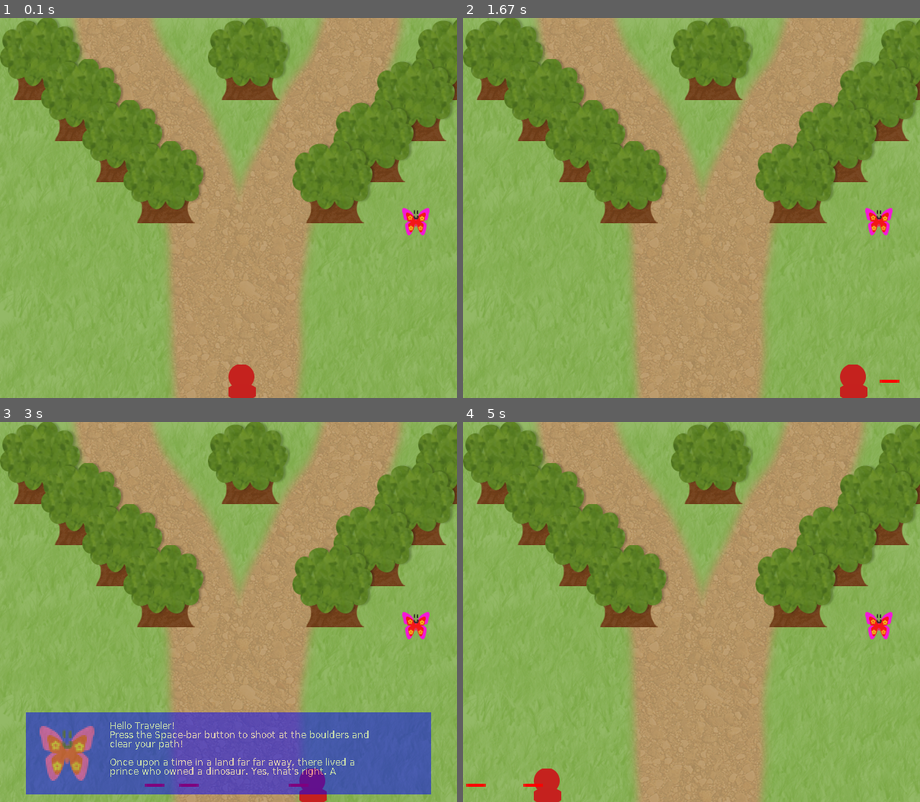
Above: before the commit, frames 1-4 (two rows, left to right).
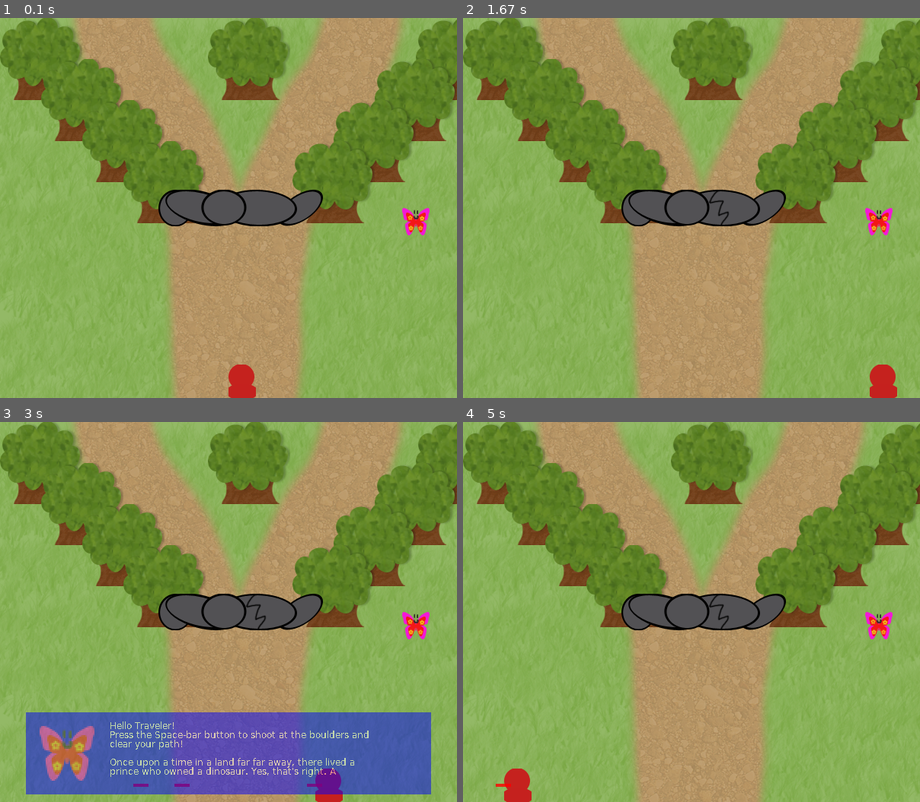
Above: after the commit, the same moments.

Repository: bjamil/ie-rpg
Game: pygame game, started from src/initGameBoard.py
The game is run twice, just before and just after one commit, with the same random seed, the same clock (stepped at 60 frames per second) and the same inputs. The source is Python 2; it was converted automatically to run under Python 3.
Inputs:
- Up to frame 1 (0.1 s): no input
- Up to frame 2 (1.67 s): hold Space 0.33-0.8 s; hold Right 0.33-0.8 s; hold Right 0.83-1.3 s; tap Space at 0.9, 1.2, 1.4 s; tap I at 0.98 s; hold Right from 1.33 s (still down)
- Up to frame 3 (3 s): tap Space at 1.7, 1.9, 2.2, 2.47, 2.8 s; release Right at 1.8 s; hold Left 1.83-2.37 s; hold Down 2.4-2.7 s; tap X at 2.55 s; hold Left from 2.73 s (still down); tap I at 2.88 s
- Up to frame 4 (5 s): tap Space at 3.1, 3.23, 3.53, 3.9, 4.3, 4.6, 4.8 s; release Left at 3.13 s; hold Right 3.17-3.8 s; hold Down 3.83-4.2 s; tap X at 3.98 s; hold Left 4.23-4.7 s; tap I at 4.38 s; hold Right from 4.73 s (still down)

The runs differ from the first frame. In frame 1, 3.0% of the frame differs, in the area x 34-71%, y 45-55%; in frame 2, 4.0%; in frame 3, 3.7%; in frame 4, 4.0%, in the area x 0-71%, y 45-100%.

Commit message:
added a removable class for objects that can be removed from the game if hit enough times. added boulders into the game. incorporated beam-hit-removable-objects sequence into the main game loop. changed it so that a beam is released upon key_up rather than key_down (holding down spacebar will no longer release multiple beams/lasers)

Diff:
--- /dev/null
+++ b/src/boulders.py
@@ -0,0 +1,14 @@
+import pygame, removable
+from constants import *
+
+class Boulders(removable.Removable):
+    """ the boulders """
+
+    def __init__(self, images, width, height, posx = 0, posy = 0):
+
+        # call the parent constructor
+        removable.Removable.__init__(self, images, width, height)
+
+        # set position
+        self.rect.x = posx
+        self.rect.y = posy
--- /dev/null
+++ b/src/constants.py
@@ -0,0 +1,14 @@
+# static constants used throughout the program
+
+BLACK   = (0, 0, 0)
+RED     = (255, 0, 0)
+GREEN   = (0, 255, 0)
+BLUE    = (0, 0, 255)
+WHITE   = (255, 255, 255)
+YELLOW	= (255, 255, 0)
+SILVER  = (192, 192, 192)
+
+UP      = "up"
+DOWN    = "down"
+RIGHT   = "right"
+LEFT    = "left"
--- a/src/initGameBoard.py
+++ b/src/initGameBoard.py
@@ -1,19 +1,10 @@
 # collect the stars
 # get all the red stars
 
-import pygame, sys, random, time, tree, player, infoBox, fairy, laser
+import pygame, sys, random, time, tree, player, infoBox, fairy, laser, boulders
 from pygame.locals import *
-
-
-
-# set up the colors
-BLACK   = (0, 0, 0)
-RED     = (255, 0, 0)
-GREEN   = (0, 255, 0)
-BLUE    = (0, 0, 255)
-WHITE   = (255, 255, 255)
-YELLOW	= (255, 255, 0)
-SILVER  = (192, 192, 192)
+from constants import *
+
 
 # set up movement variables
 moveLeft = False
@@ -32,6 +23,8 @@
 BEAMSPEED = 3
 beams = [] # the active laser beams
 
+breakable = []
+breakableRects = []
 
 def getEvents(events):
     "get all user events"
@@ -75,8 +68,8 @@
                         boxOn = True
                 if event.key == ord('i'):
                     boxOn = True
-                if event.key == K_SPACE:
-                    shootBeam = True
+##                if event.key == K_SPACE:
+##                    shootBeam = True
 
             if event.type == KEYUP:
                 if event.key == K_LEFT:
@@ -88,7 +81,7 @@
                 if event.key == K_DOWN:
                     moveDown = False
                 if event.key == K_SPACE:
-                    shootBeam = False
+                    shootBeam = True
 
         # finish the dialogue box sequence before moving on
         else:
@@ -110,21 +103,23 @@
 
 def addBeam():
     """ adds a laser beam starting from link's current position """
-    global beams
+    global beams, shootBeam
 
     # the beam direction is whatever direction link was facing when this fxn was called
     # if no direction was being faced, then the default direction is top
 
     if moveLeft:
-        direction = "left"
+        direction = LEFT
     elif moveRight:
-        direction = "right"
+        direction = RIGHT
     elif moveDown:
-        direction = "down"
+        direction = DOWN
     else:
-        direction = "up"
+        direction = UP
 
     beams.append(laser.Laser(screen,link.rect.centerx-2 ,link.rect.top+20, direction))
+    shootBeam = False
+    print len(beams) , 'beams'
 
 def moveBeams():
     """ moves all active beams. deletes all inactive ones """
@@ -132,17 +127,38 @@
 
     remove = []
     for i, beam in enumerate(beams):
-        beam.moveBeam( MOVESPEED , collidable )
+        beam.moveBeam( MOVESPEED , collidable, breakable )
         if not beam.active:
             remove.append(i)
+            print i
 
     # remove all inactive beams
     beams = [beam for i, beam in enumerate(beams) if i not in remove]
+
+def updateBreakable():
+    """ removes broken/inactive obects from the breakable list """
+    global breakable, collidable
+
+    remove = []
+    for i, item in enumerate(breakable):
+        if item.removed:
+            collidable.remove(item)
+            remove.append(i)
+    # remove all broken objects
+    breakable = [item for i, item in enumerate(breakable) if i not in remove]
+
 
 def drawBeams():
     """ draw all active beams """
     for beam in beams:
         beam.draw(screen)
+
+
+def drawTrees():
+    """ draw all trees """
+    for tree in alltrees:
+        tree.draw(screen)
+
 
 def movelink():
     """ move the link """
@@ -187,6 +203,17 @@
 bgImage = pygame.image.load('tmp-BG.png')
 bgStretchedImage = pygame.transform.scale(bgImage, (WINDOWWIDTH, WINDOWHEIGHT))
 
+# create boulders
+BOULDERWIDTH = 216
+BOULDERHEIGHT = 40
+BOULDERPOSX = WINDOWWIDTH/2 - BOULDERWIDTH/2 +16 # center it
+BOULDERPOSY = WINDOWHEIGHT/2 - BOULDERHEIGHT +16
+
+boulderImages = [pygame.image.load('tmp-boulders-00.png'), pygame.image.load('tmp-boulders-01.png'), pygame.image.load('tmp-boulders-02.png'), pygame.image.load('tmp-boulders-03.png')]
+boulders = boulders.Boulders(boulderImages, BOULDERWIDTH, BOULDERHEIGHT, BOULDERPOSX, BOULDERPOSY)
+collidable.append(boulders.rect)
+breakable.append(boulders)
+
 # Trees
 TREEWIDTH = 108
 TREEHEIGHT = 108
@@ -223,6 +250,9 @@
 #render.add(t)
 
 #collidable.extend(alltrees)
+
+
+
 
 # create fairy
 FAIRYWIDTH = 36
@@ -273,6 +303,7 @@
 
     # animate all beams
     moveBeams()
+    updateBreakable() # update the collidable list
 
     # animate link
     movelink()
@@ -280,19 +311,24 @@
     # draw the background onto the surface
     screen.blit(bgStretchedImage, bg)
 
+
     # draw  link onto the surface
     screen.blit(linkStretchedImage, link)
 
 
     # draw the trees onto the surface
-    for tree in alltrees:
-        tree.draw(screen)
+    drawTrees()
+
+    # draw the removable objects onto the surface
+    boulders.draw(screen)
+
 
     # draw the fairy
     missy.draw(screen)
 
     # draw the beams
     drawBeams()
+
 
     # draw the info box
     if boxOn:
@@ -311,7 +347,7 @@
 
     # draw the window onto the screen
     pygame.display.update()
-    mainClock.tick(50)
+    mainClock.tick(60)
 
 
 time.sleep(1)
--- a/src/laser.py
+++ b/src/laser.py
@@ -1,4 +1,5 @@
 import pygame
+from constants import *
 
 class Laser:
     """ the laser beam """
@@ -7,7 +8,7 @@
 
         # create a rectangle for it
         # if the direction is up or down, make the beam vertical ; else horizontal
-        if direction == "up" or direction == "down" :
+        if direction == UP or direction == DOWN :
             self.beam = pygame.Surface([width, height])
         else:
             self.beam = pygame.Surface([height, width])
@@ -37,52 +38,67 @@
         screen.blit(self.beam, self.rect)
 
 
-    def moveBeam(self, amount, collidable):
-        if self.direction == "left":
-            self.moveLeft(amount, collidable)
-        elif self.direction == "right":
-            self.moveRight(amount, collidable)
-        elif self.direction == "up":
-            self.moveUp(amount, collidable)
-        elif self.direction == "down":
-            self.moveDown(amount, collidable)
+    def moveBeam(self, amount, collidable, removable):
+        if self.direction == LEFT:
+            self.moveLeft(amount, collidable, removable)
+        elif self.direction == RIGHT:
+            self.moveRight(amount, collidable, removable)
+        elif self.direction == UP:
+            self.moveUp(amount, collidable, removable)
+        elif self.direction == DOWN:
+            self.moveDown(amount, collidable, removable)
 
-    def moveLeft(self, amount, collidable):
+    def moveLeft(self, amount, collidable, removable):
         " move left by the given amount, avoiding collisions with the given rects  "
         if self.rect.left > 0:# and self.rect.collidelist(collidable) == -1:
             self.rect.left -= amount
-            if self.rect.collidelist(collidable) >= 0:
-                self.rect.left += amount
+            collision = self.rect.collidelist(collidable) # each beam can collide with only one object
+            if collision >= 0:
+##                self.rect.left += amount
                 self.active = False
+                if collision < len(removable):
+                    removable[collision].hit()
         else:
             self.active = False
 
-    def moveRight(self, amount, collidable):
+    def moveRight(self, amount, collidable, removable):
         " move right by the given amount, avoiding collisions with the given rects "
         if self.rect.right < self.area.width: #and self.rect.collidelist(collidable) == -1:
             self.rect.left += amount
-            if self.rect.collidelist(collidable) >= 0:
-                self.rect.left -= amount
+            collision = self.rect.collidelist(collidable) # each beam can collide with only one object
+            if collision >= 0:
+##                self.rect.left -= amount
                 self.active = False
+                if collision < len(removable):
+                    removable[collision].hit()
         else:
             self.active = False
 
-    def moveUp(self, amount, collidable):
+    def moveUp(self, amount, collidable, removable):
         " move up by the given amount, avoiding collisions with the given rects "
         if self.rect.top > 0:# and self.rect.collidelist(collidable) == -1:
             self.rect.top -= amount
-            if self.rect.collidelist(collidable) >= 0:
-                self.rect.top += amount
+            collision = self.rect.collidelist(collidable) # each beam can collide with only one object
+            if collision >= 0:
+##                self.rect.top += amount
                 self.active = False
+                print 'collided'
+                if collision < len(removable):
+                    removable[collision].hit()
+                    print 'pew'
+
         else:
             self.active = False
 
-    def moveDown(self, amount, collidable ):
+    def moveDown(self, amount, collidable, removable ):
         " move down by the given amount, avoiding collisions with the given rects "
         if self.rect.bottom < self.area.height:# and self.rect.collidelist(collidable) == -1:
             self.rect.top += amount
-            if self.rect.collidelist(collidable) >= 0:
-                self.rect.top -= amount
+            collision = self.rect.collidelist(collidable) # each beam can collide with only one object
+            if collision >= 0:
+##                self.rect.top -= amount
                 self.active = False
+                if collision < len(removable):
+                    removable[collision].hit()
         else:
             self.active = False
--- a/src/player.py
+++ b/src/player.py
@@ -1,6 +1,6 @@
 import pygame
+from constants import *
 
-RED     = (255, 0, 0)
 
 class Player:
     """ the player """
@@ -22,6 +22,9 @@
         self.beam.fill(RED)
         self.beam.set_alpha(0)
 
+        # define the direction he is facing
+        self.face = UP
+
 
 
     def draw(self, screen):
@@ -42,24 +45,14 @@
 
         return collision
 
-    def shootLaser(self, screen, clock):
-        """ shoots a laser beam until the end of the screen is reached """
-        self.beamRect.x = self.rect.centerx-3
-        self.beamRect.y = self.rect.top - 24
-        self.beam.set_alpha(255*.8)
-        screen.blit(self.beam, self.beamRect)
-        print "pew"
-        print 'y',  self.beamRect.y
-        print 'top ' , self.beamRect.top
-
-        while self.beamRect.top > 0:
-            self.beamRect.y -= 20
-            screen.blit(self.beam, self.beamRect)
-            clock.tick(10)
 
 
     def moveLeft(self, amount, collidable):
         " move left by the given amount, avoiding collisions with the given rects  "
+        # always change the direction he is facing
+        self.face = LEFT
+
+        # move
         if self.rect.left > 0:# and self.rect.collidelist(collidable) == -1:
             self.rect.left -= amount
             if self.rect.collidelist(collidable) >= 0:
@@ -67,6 +60,10 @@
 
     def moveRight(self, amount, collidable):
         " move right by the given amount, avoiding collisions with the given rects "
+        # always change the direction he is facing
+        self.face = RIGHT
+
+        # move
         if self.rect.right < self.area.width: #and self.rect.collidelist(collidable) == -1:
             self.rect.left += amount
             if self.rect.collidelist(collidable) >= 0:
@@ -74,6 +71,10 @@
 
     def moveUp(self, amount, collidable):
         " move up by the given amount, avoiding collisions with the given rects "
+        # always change the direction he is facing
+        self.face = UP
+
+        # move
         if self.rect.top > 0:# and self.rect.collidelist(collidable) == -1:
             self.rect.top -= amount
             if self.rect.collidelist(collidable) >= 0:
@@ -81,6 +82,10 @@
 
     def moveDown(self, amount, collidable ):
         " move down by the given amount, avoiding collisions with the given rects "
+        # always change the direction he is facing
+        self.face = DOWN
+
+        # move
         if self.rect.bottom < self.area.height:# and self.rect.collidelist(collidable) == -1:
             self.rect.top += amount
             if self.rect.collidelist(collidable) >= 0:
--- /dev/null
+++ b/src/removable.py
@@ -0,0 +1,44 @@
+import pygame
+from constants import *
+
+class Removable:
+    """ an object that can be removed from the game if the player hits
+        him enough times """
+
+    def __init__(self, images, width, height):
+        # images = a list of images. The first indicates the base
+        #           image for this object. The system cycles through each
+        #           of the rest every time the player hits this object
+        #           at the final hit, this object disappears
+
+        # create a rectangle for it
+        self.rect = pygame.Rect(0,0, width, height)
+
+        # set its image
+        self.images = images
+        self.image = pygame.transform.scale(images[0], (width, height))
+
+        # set active
+        self.removed = False
+
+        # define how many hits have been made & how many are needed
+        self.hits = 0
+        self.counter = -1
+        self.totalHits = len(images)
+
+    def hit(self):
+        " perform a hit to this object "
+        self.hits += 1
+        if self.hits == self.totalHits:
+            self.removed = True
+        print "bam!"
+
+    def draw(self, screen):
+        " draws the object to the given screen if it is not removed "
+        if not self.removed:
+            screen.blit(self.images[self.hits], self.rect)
+
+    def setPos(self, x, y):
+        " sets the position of the object "
+        self.rect.x = x
+        self.rect.y = y
Binary file added: src/tmp-boulders-00.png
Binary file added: src/tmp-boulders-01.png
Binary file added: src/tmp-boulders-02.png
Binary file added: src/tmp-boulders-03.png
Not shown, added: src/boulders.pyc
Not shown, added: src/constants.pyc
Not shown, changed: src/laser.pyc
Not shown, changed: src/player.pyc
Not shown, added: src/removable.pyc
